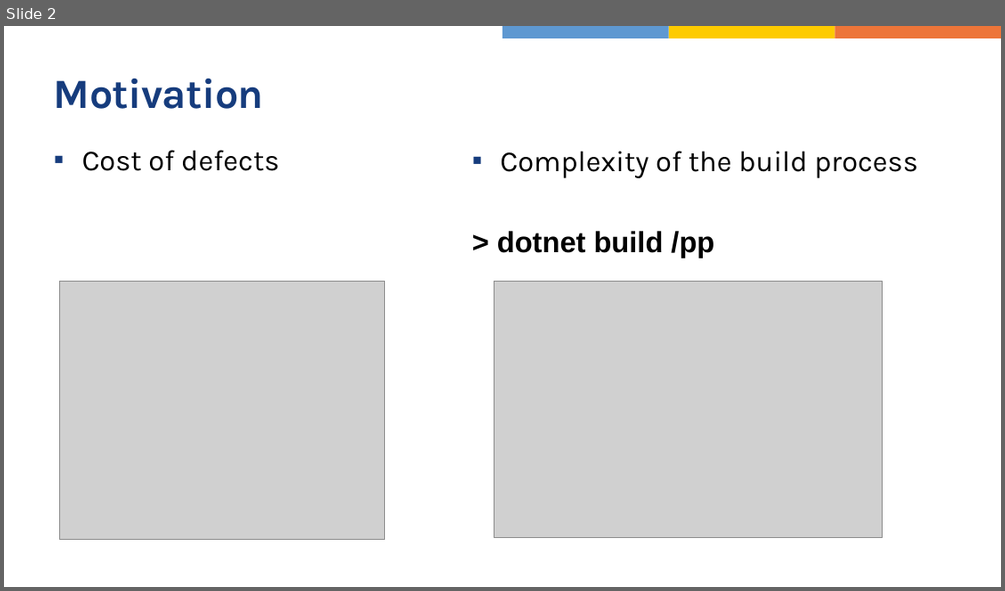
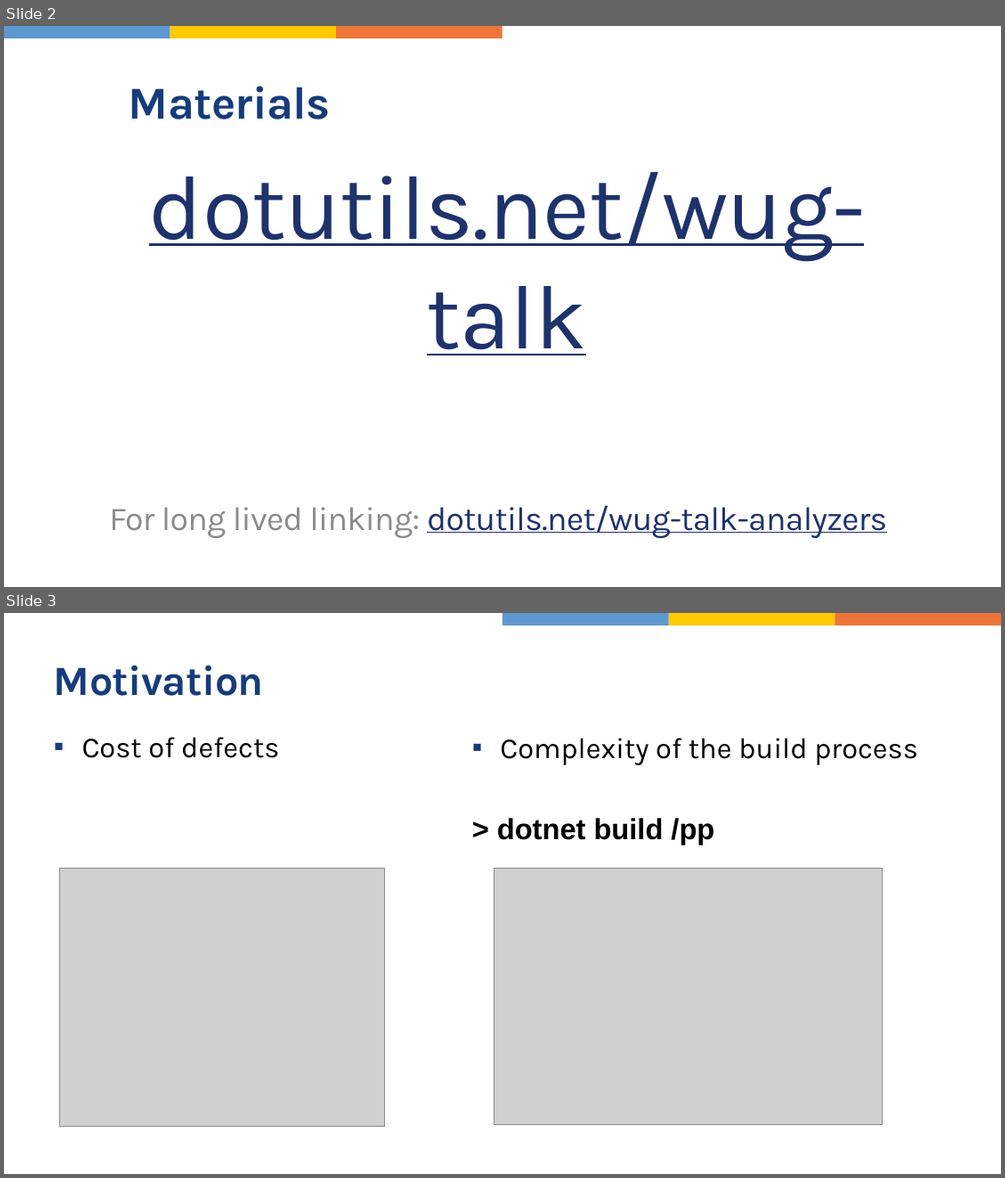
Before and after one commit to dotutils/analyzers-demo, a slide deck: AnalyzersDemo.pptx. Shown one above the other, each under a label of ours: slide 2 before the commit, slides 2 and 3 after it. The pictures are 1005x591 and 1005x1178 pixels, drawn with LibreOffice and Linux fonts; fonts in the diff are those of the drawing; grey boxes stand for pictures. Boxes give left, top, right and bottom in pixels: in the first picture for what was removed or moved away, otherwise in the second. Text is boxed around its words. In the diff, an @@ line names an element or a change of style, - is before the commit and + after.

Commit message:
Update deck

```diff
--- a/AnalyzersDemo.pptx
+++ b/AnalyzersDemo.pptx
@@ slide 2 added at bbox=[4, 26, 1001, 587], background #FFFFFF @@
@@ rectangle added at bbox=[4, 26, 170, 38], fill #5E98D1 @@
@@ rectangle added at bbox=[170, 26, 336, 38], fill #FDCB00 @@
@@ rectangle added at bbox=[336, 26, 502, 38], fill #ED7539 @@
@@ title added at bbox=[129, 86, 331, 119], 44 pt, text #163C7D, bold @@
+Materials
@@ subtitle added at bbox=[149, 172, 865, 355], 88 pt, text #1E326C, underline @@
+dotutils.net/wug-talk
@@ text added at bbox=[109, 505, 887, 538], 32 pt, text #1E326C, underline @@
+For long lived linking: dotutils.net/wug-talk-analyzers
@@ what was slide 2 is now slide 3 @@
```
Also in this commit, not shown: 1 slide changed.
